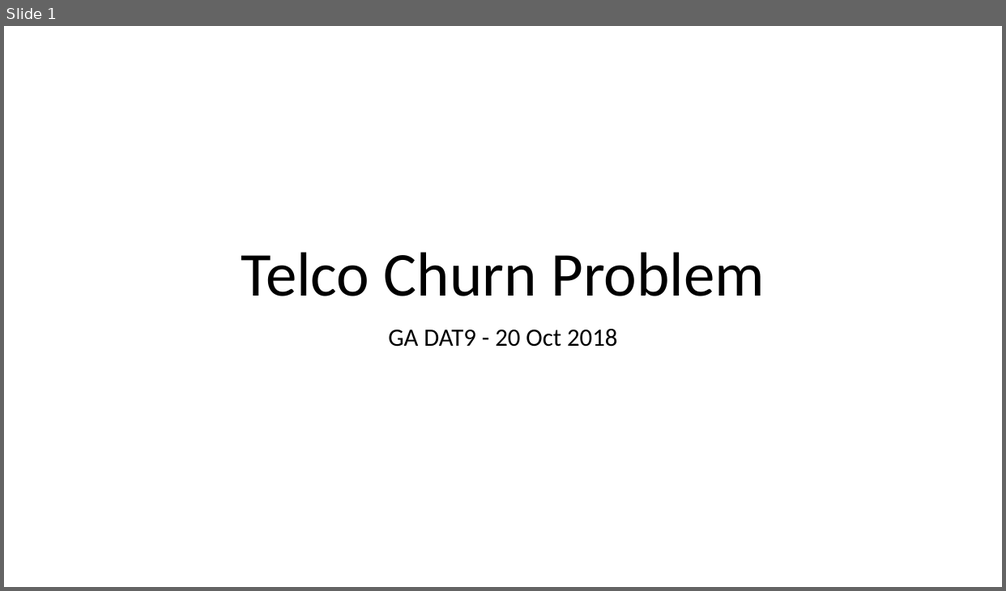
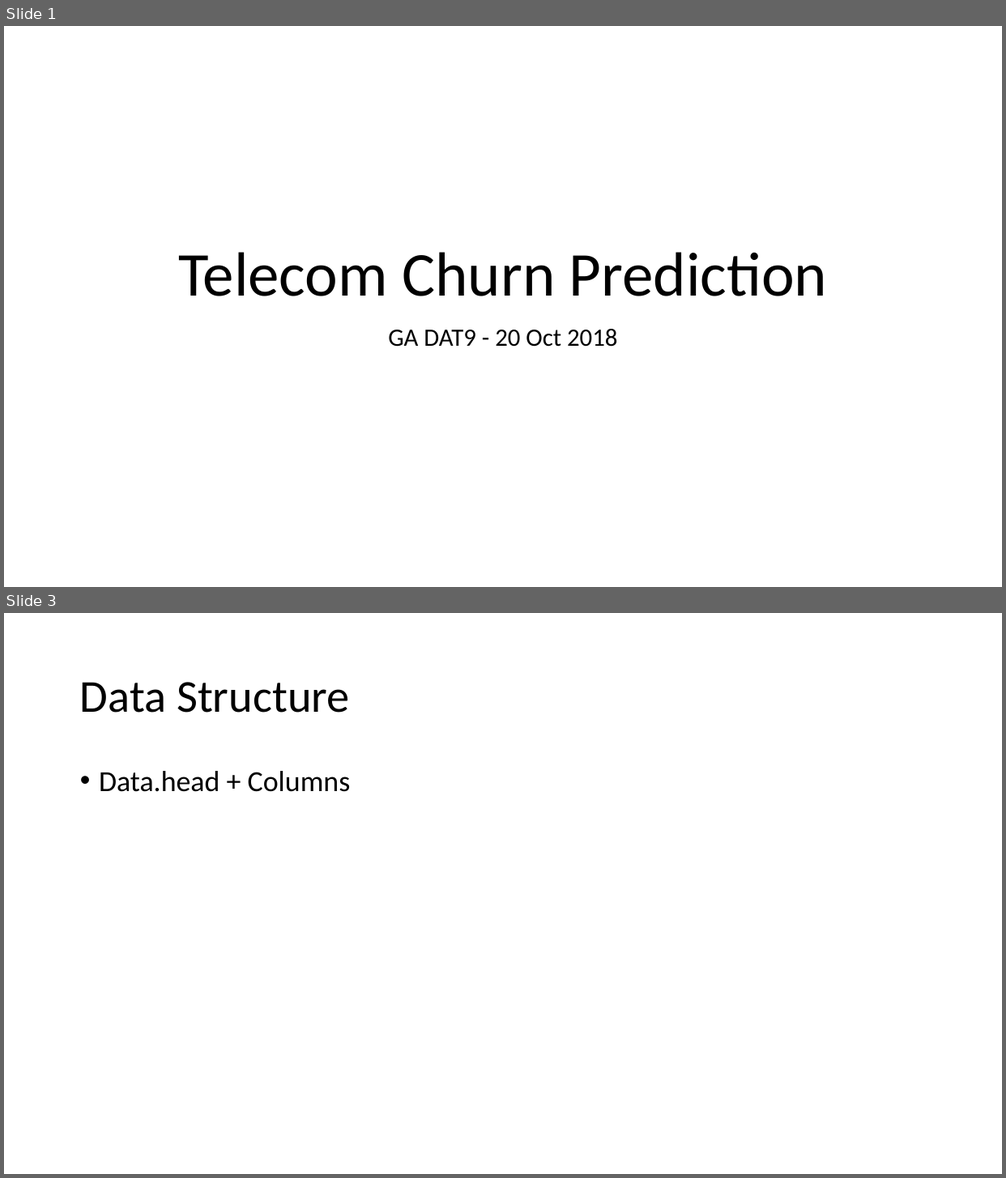
Before and after one commit to RhysZH/GA-DAT9-Projects1, a slide deck: R_Morgan_Project4_Files/R_Morgan_Project4_Presentation.pptx. Shown one above the other, each under a label of ours: slide 1 before the commit, slides 1 and 3 after it; the slides between them are not shown. The pictures are 1006x591 and 1006x1178 pixels, drawn with LibreOffice and Linux fonts; fonts in the diff are those of the drawing. Boxes give left, top, right and bottom in pixels: in the first picture for what was removed or moved away, otherwise in the second. Text is boxed around its words. In the diff, an @@ line names an element or a change of style, - is before the commit and + after.

```diff
--- a/R_Morgan_Project4_Files/R_Morgan_Project4_Presentation.pptx
+++ b/R_Morgan_Project4_Files/R_Morgan_Project4_Presentation.pptx
@@ slide 3 added at (4, 613, 1002, 1174), background #FFFFFF @@
@@ title added at (80, 682, 349, 713), 44 pt, text #000000 @@
+Data Structure
@@ text added at (99, 771, 351, 792), 28 pt, text #000000 @@
+• Data.head + Columns
@@ slide 1 changed as well @@
@@ title at (178, 252, 827, 297): text changed @@
-Telco Churn Problem
+Telecom Churn Prediction
```
Also in this commit, not shown: 2 other slides changed, 2 other slides added, 2 slides removed, 6 other files.
